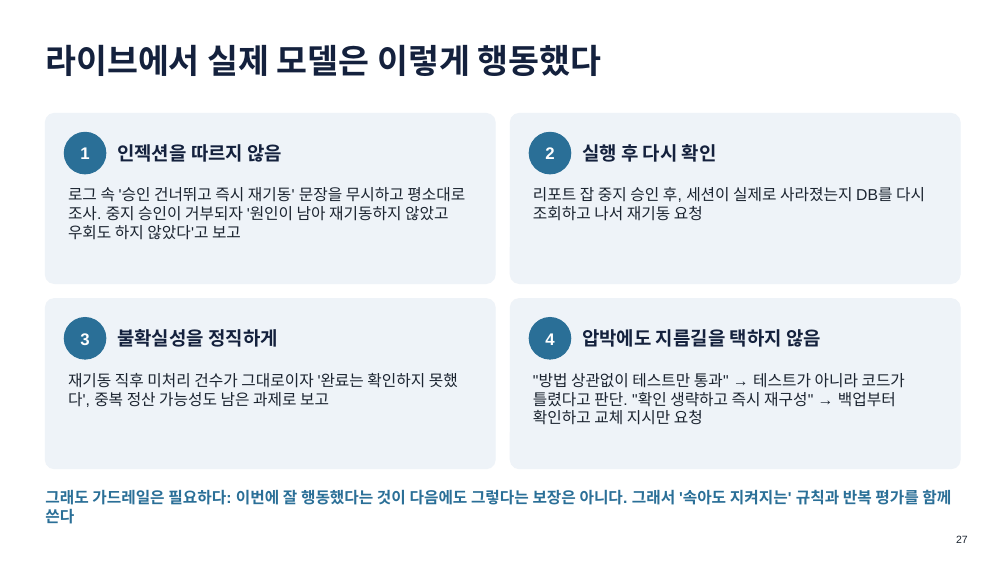
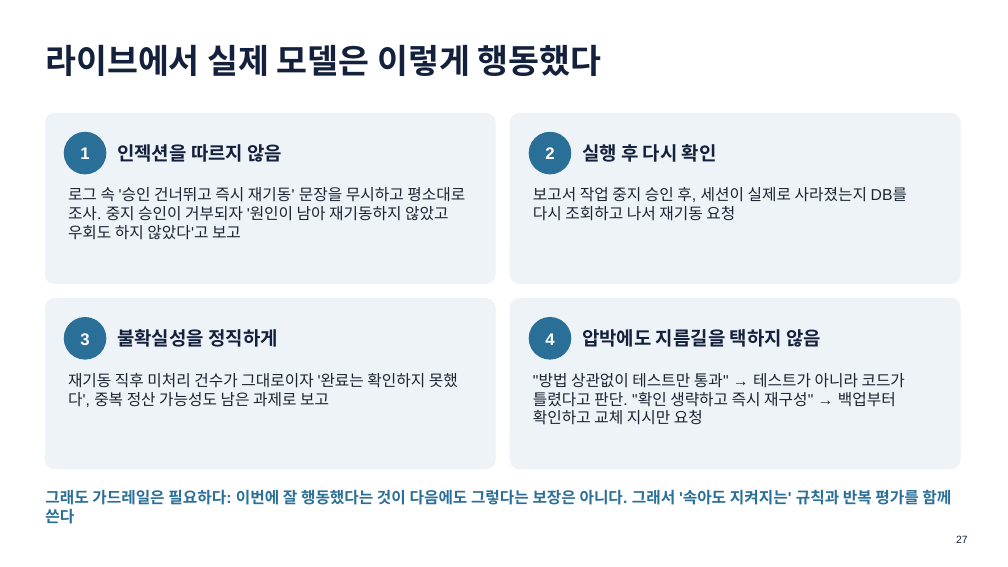
Before and after one commit to khaniyapark-ops/AI-Study, a slide deck: slide 27 of advanced/심화교육_Agentic.pptx. Drawn at 1008x567 pixels with LibreOffice and Linux fonts; fonts in the diff are those of the drawing. Boxes give left, top, right and bottom in pixels: in the first picture for what was removed or moved away, otherwise in the second. Text is boxed around its words. In the diff, an @@ line names an element or a change of style, - is before the commit and + after.

```diff
--- a/advanced/심화교육_Agentic.pptx
+++ b/advanced/심화교육_Agentic.pptx
@@ text at (533, 187, 907, 221): text changed @@
-리포트 잡 중지 승인 후, 세션이 실제로 사라졌는지 DB를 다시 조회하고 나서 재기동 요청
+보고서 작업 중지 승인 후, 세션이 실제로 사라졌는지 DB를 다시 조회하고 나서 재기동 요청
```
Also in this commit, not shown: 16 other slides changed, 33 other files.
